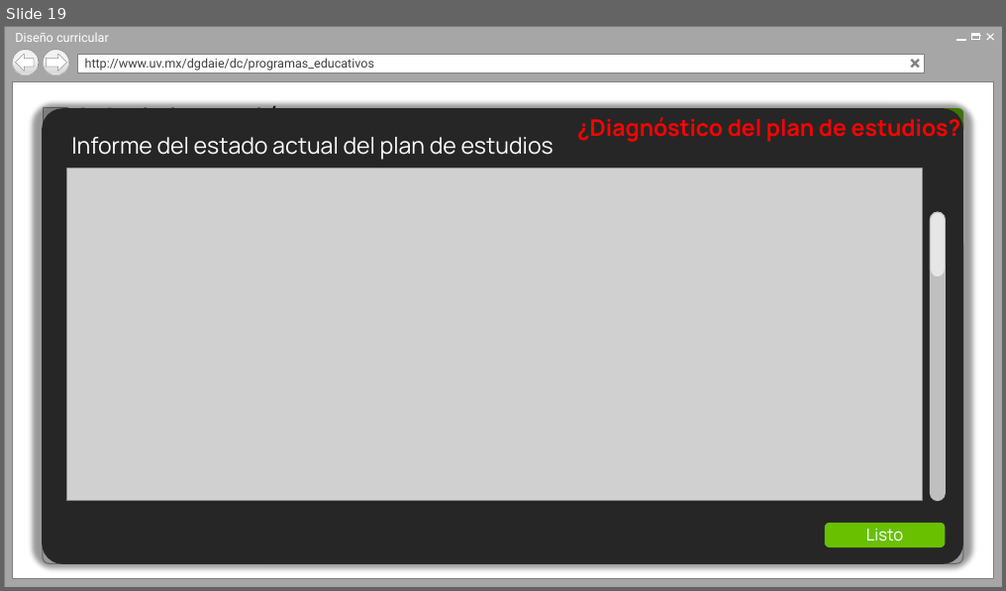
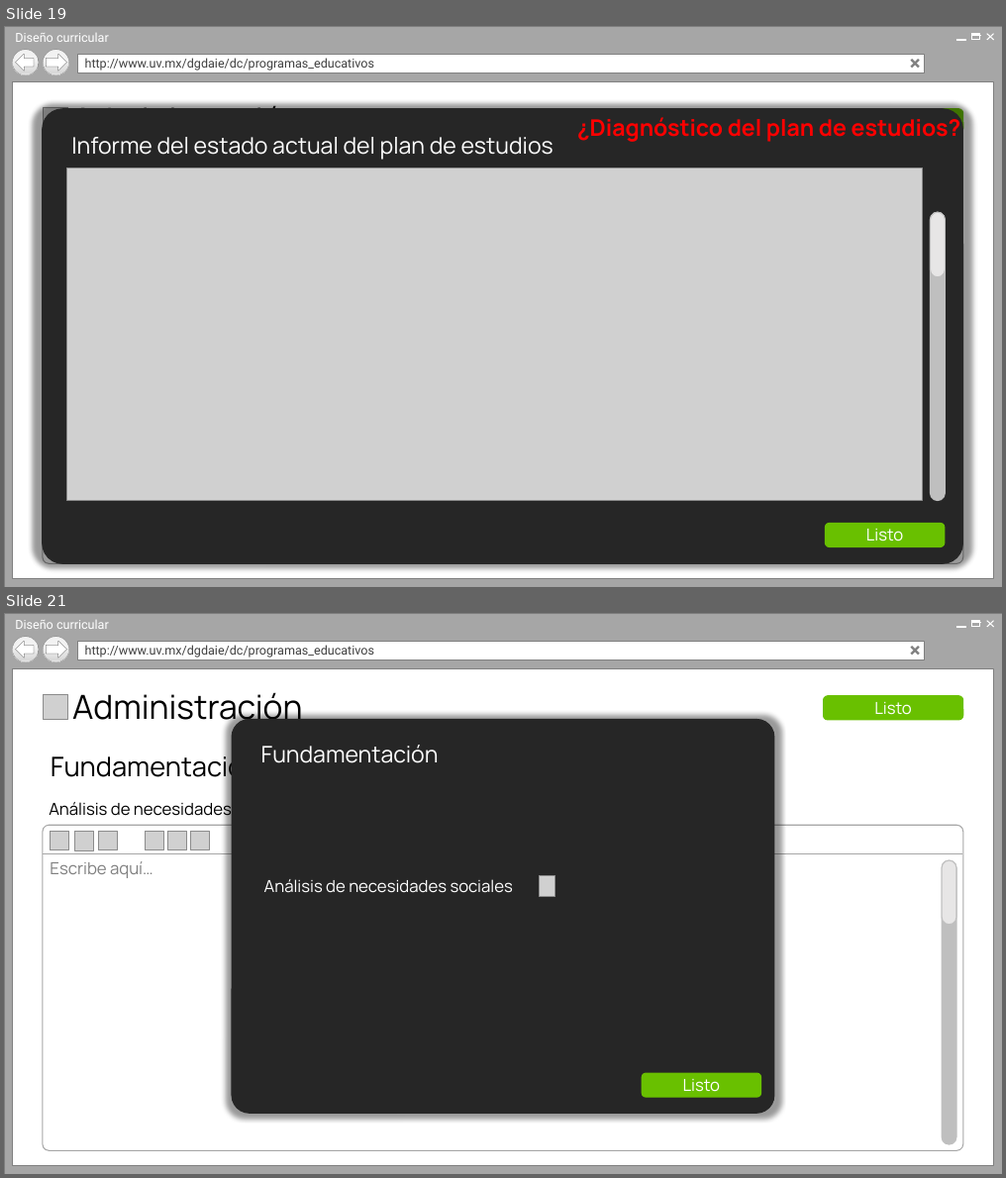
Before and after one commit to Senzho/DISENO_CURRICULAR_SS_05_2019, a slide deck: Diseño/Prototipos V2.pptx. Shown one above the other, each under a label of ours: slide 19 before the commit, slides 19 and 21 after it; the slides between them are not shown. The pictures are 1006x591 and 1006x1178 pixels, drawn with LibreOffice and Linux fonts; fonts in the diff are those of the drawing; grey boxes stand for pictures; background and template pictures are left out. Boxes give left, top, right and bottom in pixels: in the first picture for what was removed or moved away, otherwise in the second. Text is boxed around its words. In the diff, an @@ line names an element or a change of style, - is before the commit and + after.

Commit message:
Fundamentación
1. Prototipo de análisis de necesidades sociales.

```diff
--- a/Diseño/Prototipos V2.pptx
+++ b/Diseño/Prototipos V2.pptx
@@ slide 21 added at (4,613,1002,1174), background #FFFFFF @@
@@ group added at (4,613,1002,1174): 6 rectangles, 4 lines, 2 ellipses, 1 text, 1 left arrow, 1 right arrow @@
+Diseño curricular
+http://www.uv.mx/dgdaie/dc/programas_educativos
@@ picture added at (43,694,68,719) @@
@@ text added at (72,692,302,729), 32 pt, text #000000 @@
+Administración
@@ rounded rectangle added at (824,696,963,720), fill #69C000, outline #69C000 1 pt @@
@@ rounded rectangle added at (232,719,774,1113), fill #262626, outline #262626 1 pt @@
@@ text added at (874,702,912,715), 16 pt, text #FFFFFF @@
+Listo
@@ text added at (51,751,260,783), 26 pt, text #000000 @@
+Fundamentación
@@ text added at (261,745,439,763), 22 pt, text #FFFFFF @@
+Fundamentación
@@ text added at (49,800,232,821), 16 pt, text #000000 @@
+Análisis de necesidades sociales
@@ rounded rectangle added at (43,825,963,1151), fill #FFFFFF, outline #A6A6A6 1 pt @@
@@ picture added at (50,831,69,851) @@
@@ picture added at (74,832,94,851) @@
@@ picture added at (98,831,118,851) @@
@@ picture added at (145,831,164,851) @@
@@ picture added at (167,831,187,851) @@
@@ picture added at (190,831,210,851) @@
@@ line added from (43, 854) to (963, 854), #A6A6A6 0.5 pt @@
@@ text added at (50,861,153,878), 16 pt, text #808080 @@
+Escribe aquí…
@@ text added at (264,879,513,893), 16 pt, text #FFFFFF @@
+Análisis de necesidades sociales
@@ picture added at (540,875,555,897) @@
@@ rounded rectangle added at (943,861,957,1146), fill #BFBFBF, outline #BFBFBF 1 pt @@
@@ rounded rectangle added at (943,861,957,925), fill #E7E6E6, outline #BFBFBF 1 pt @@
@@ rounded rectangle added at (642,1073,761,1097), fill #69C000, outline #69C000 1 pt @@
@@ text added at (683,1079,721,1092), 16 pt, text #FFFFFF @@
+Listo
```
Also in this commit, not shown: 1 other slide added.
